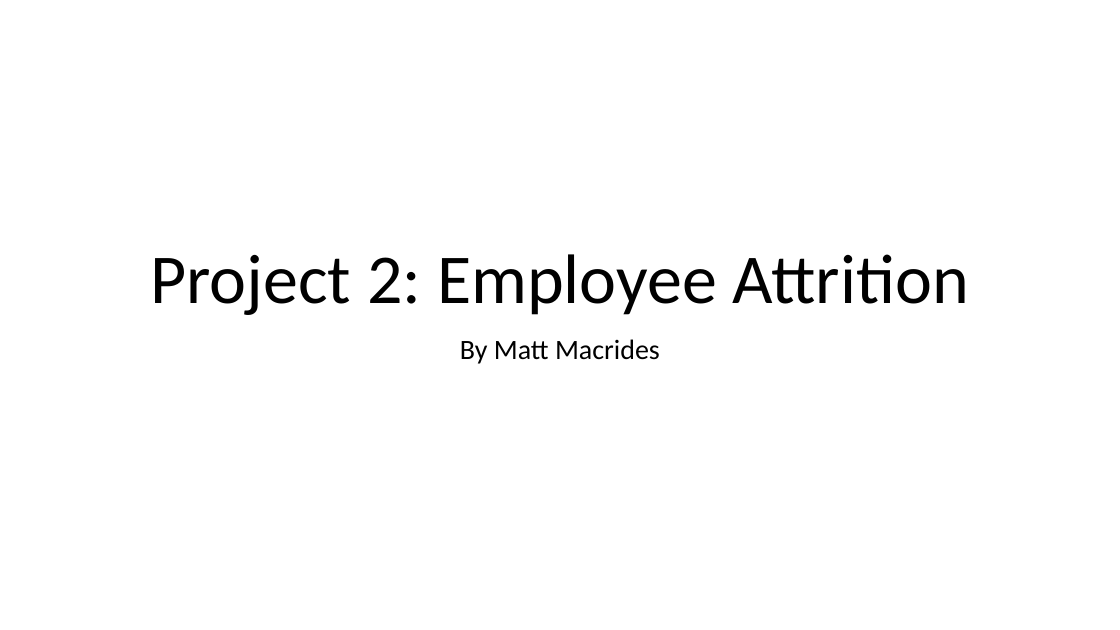
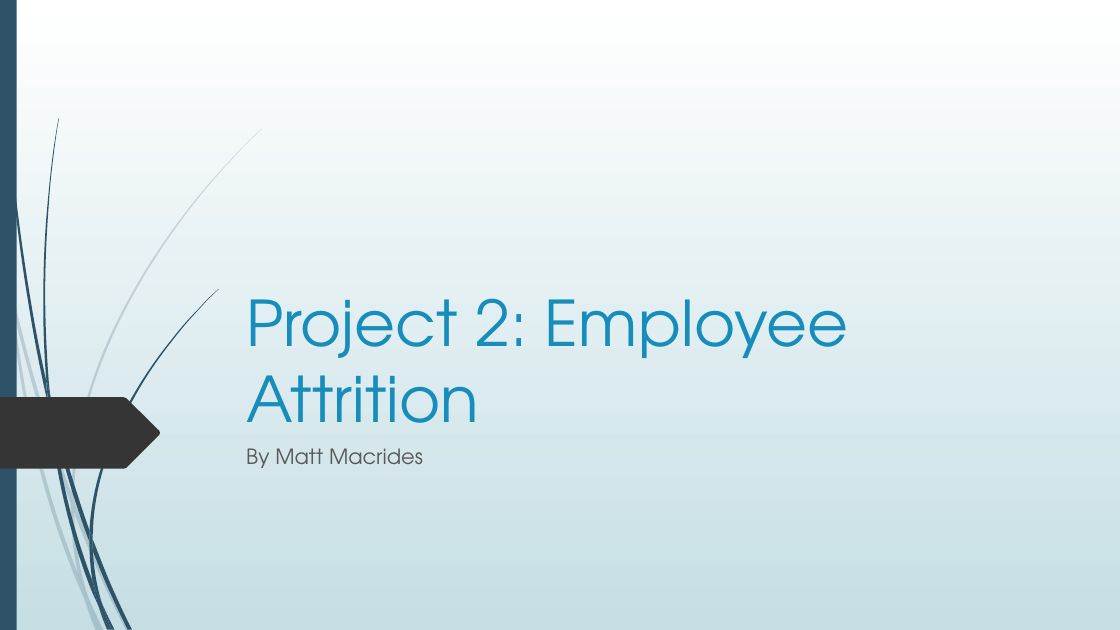
Before and after one commit to mmacrides/Personal-Projects, a slide deck: slide 1 of Employee Attrition - Machine Learning/Project 2 - Employee Attrition.pptx. Drawn at 1120x630 pixels with LibreOffice and Linux fonts; fonts in the diff are those of the drawing; background and template pictures are left out. Boxes give left, top, right and bottom in pixels: in the first picture for what was removed or moved away, otherwise in the second. Text is boxed around its words. In the diff, an @@ line names an element or a change of style, - is before the commit and + after.

```diff
--- a/Employee Attrition - Machine Learning/Project 2 - Employee Attrition.pptx
+++ b/Employee Attrition - Machine Learning/Project 2 - Employee Attrition.pptx
@@ background #FFFFFF to picture (left out) @@
@@ rectangle added at (0,0,1120,630), fill gradient #FFFFFF to #C5DEE5 @@
@@ rectangle added at (0,0,17,630), fill #2E5369 @@
@@ freeform shape added at (3,0,48,404), fill #2E5369 @@
@@ title "Project 2: Employee Attrition": place and size @@
-title "Project 2: Employee Attrition" at (151,254,969,315)
+title "Project 2: Employee Attrition" at (246,298,848,451)
@@ title "Project 2: Employee Attrition" at (246,298,848,451): size 60 to 54 pt, font Calibri to TeX Gyre Adventor, text colour #000000 to #178DBB; alignment centre to left; line spacing 0.9 to 1 @@
@@ freeform shape added at (0,397,160,469), fill #353535 @@
@@ subtitle "By Matt Macrides": place and size @@
-subtitle "By Matt Macrides" at (460,339,660,364)
+subtitle "By Matt Macrides" at (246,448,423,468)
@@ subtitle "By Matt Macrides" at (246,448,423,468): size 24 to 18 pt, font Calibri to TeX Gyre Adventor, text colour #000000 to #595959; alignment centre to left; line spacing 0.9 to 1 @@
@@ group added at (0,129,262,630): 10 freeform shapes @@
@@ group added at (0,129,262,630): 10 freeform shapes @@
@@ group added at (3,0,218,630): 12 freeform shapes @@
```
Also in this commit, not shown: 13 slides added, 2 other files.
